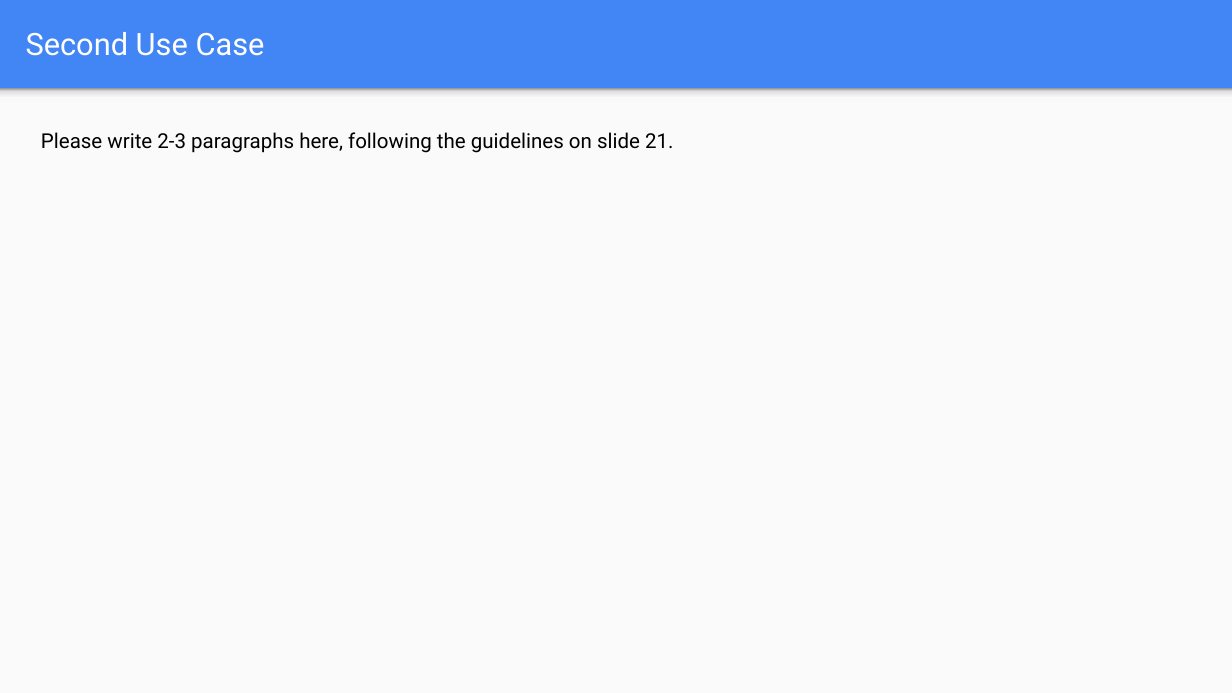
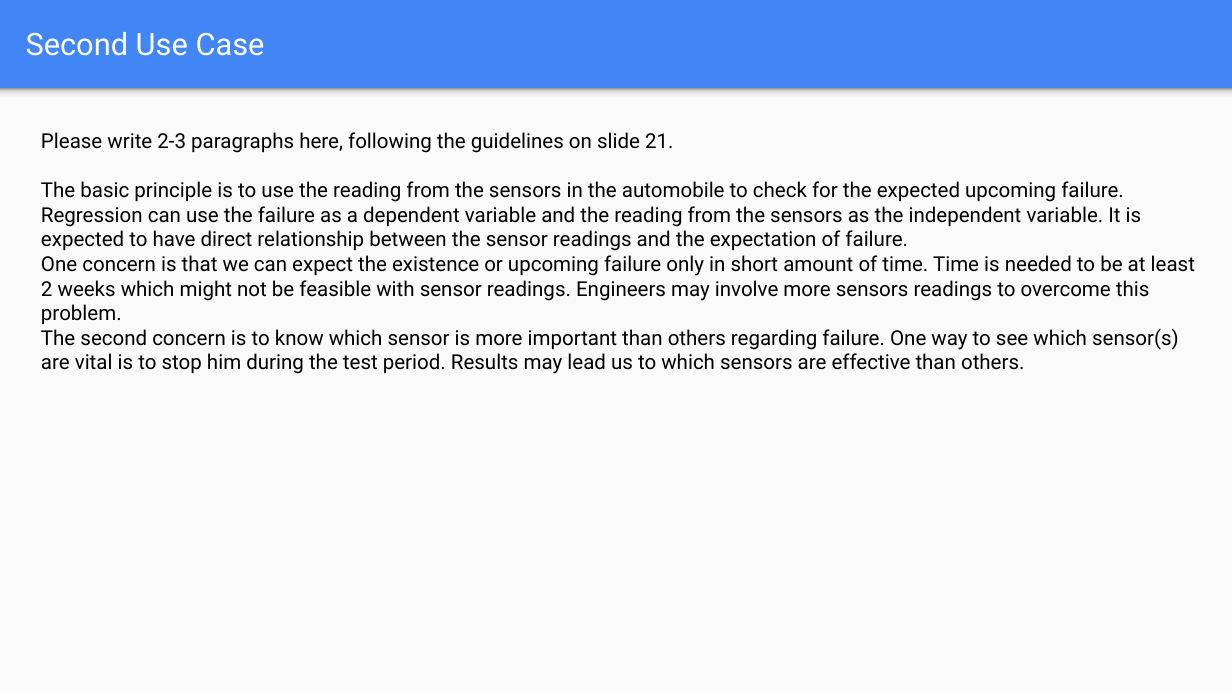
Before and after one commit to mohandesosama/Delivering-an-ML-AI-Strategy, a slide deck: slide 22 of 02_project-steps-aibl.pptx. Drawn at 1232x693 pixels with LibreOffice and Linux fonts; fonts in the diff are those of the drawing. Boxes give left, top, right and bottom in pixels: in the first picture for what was removed or moved away, otherwise in the second. Text is boxed around its words. In the diff, an @@ line names an element or a change of style, - is before the commit and + after.

```diff
--- a/02_project-steps-aibl.pptx
+++ b/02_project-steps-aibl.pptx
@@ text at [41, 181, 1195, 374]: paragraphs added @@
+The basic principle is to use the reading from the sensors in the automobile to check for the expected upcoming failure. Regression can use the failure as a dependent variable and the reading from the sensors as the independent variable. It is expected to have direct relationship between the sensor readings and the expectation of failure.
+One concern is that we can expect the existence or upcoming failure only in short amount of time. Time is needed to be at least 2 weeks which might not be feasible with sensor readings. Engineers may involve more sensors readings to overcome this problem.
+The second concern is to know which sensor is more important than others regarding failure. One way to see which sensor(s) are vital is to stop him during the test period. Results may lead us to which sensors are effective than others.
```
Also in this commit, not shown: 2 other slides changed, 1 other file.
